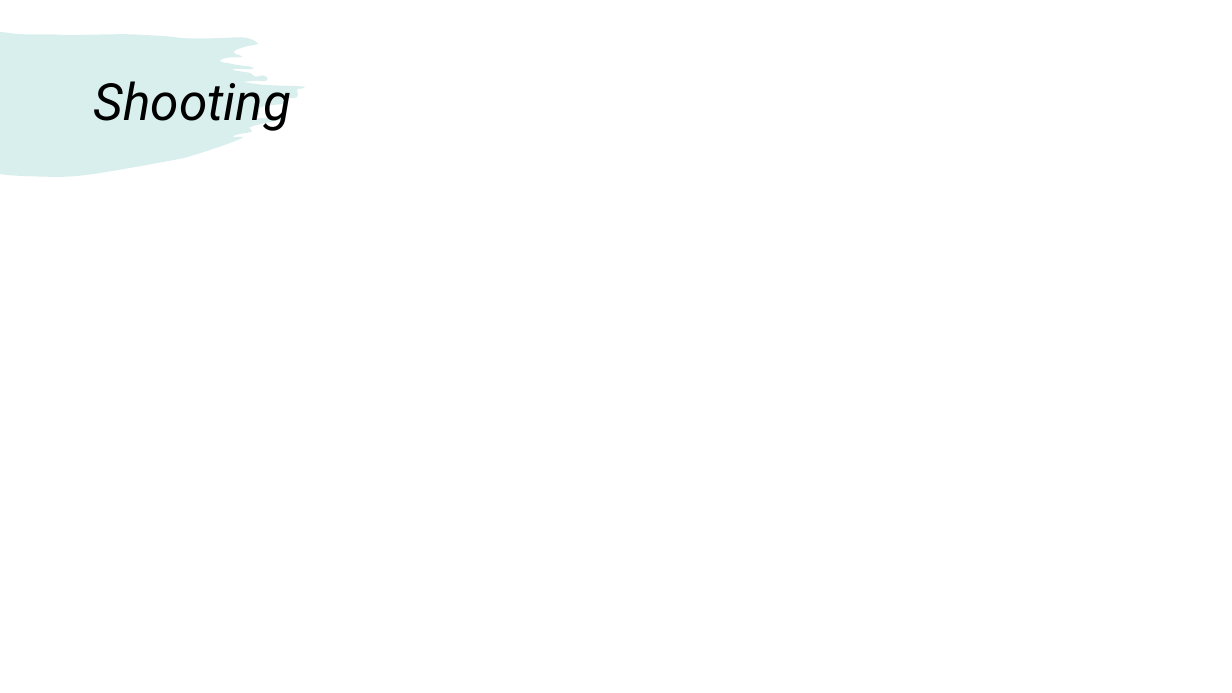
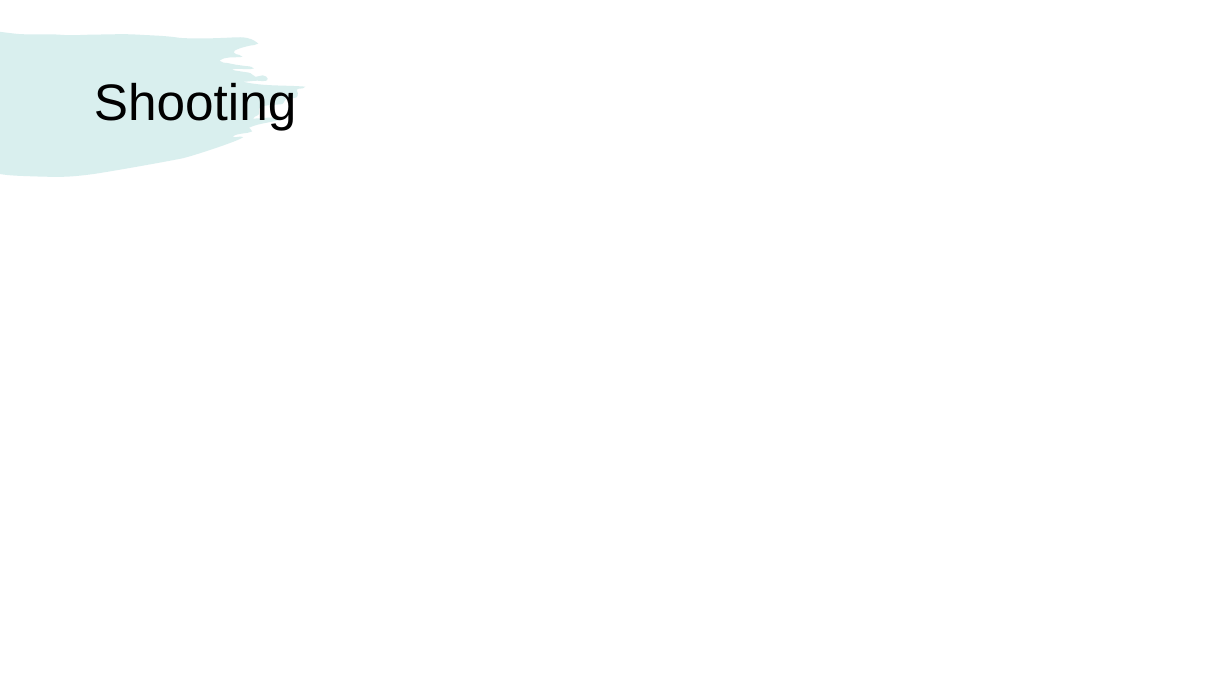
Before and after one commit to Wozniakowska/UE5_Assesment, a slide deck: slide 6 of LavaEscapeSlides.pptx (slide 4 before the commit). Drawn at 1232x693 pixels with LibreOffice and Linux fonts; fonts in the diff are those of the drawing. Boxes give left, top, right and bottom in pixels: in the first picture for what was removed or moved away, otherwise in the second. Text is boxed around its words. In the diff, an @@ line names an element or a change of style, - is before the commit and + after.

```diff
--- a/LavaEscapeSlides.pptx
+++ b/LavaEscapeSlides.pptx
@@ title "Shooting" at (94, 82, 296, 130): font Roboto to Arial, italic off @@
```
Also in this commit, not shown: 1 other slide changed, 5 slides added, 3 slides removed, 1 other file.
